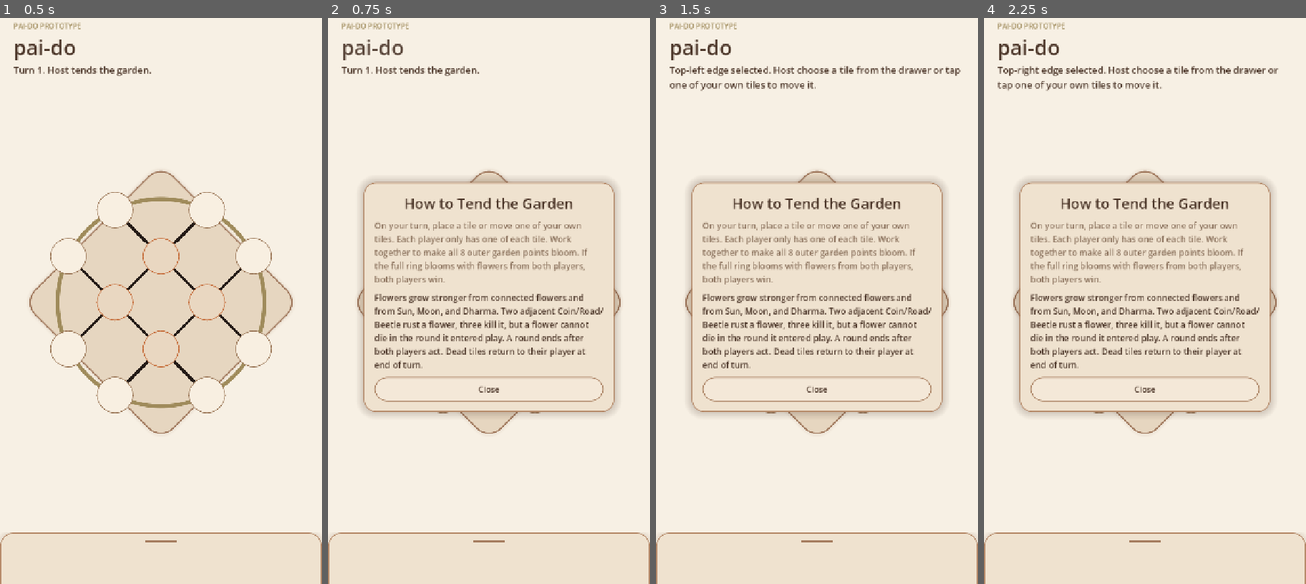
Above: before the commit, frames 1-4 (left to right).
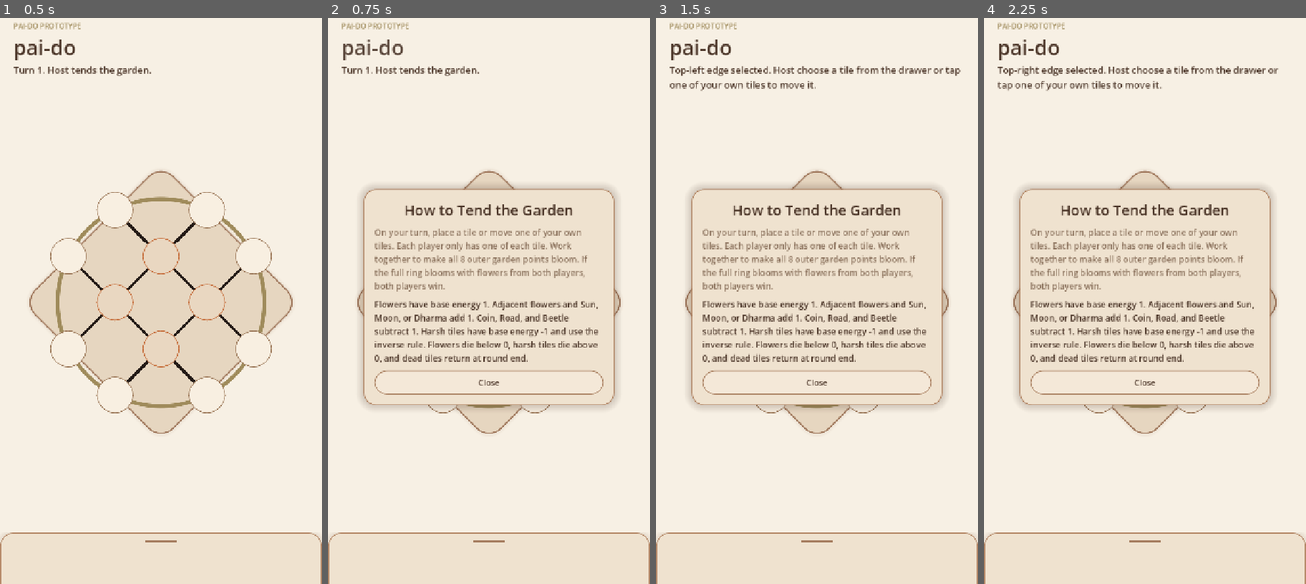
Above: after the commit, the same moments.

Repository: ZacharyEllison/games
Game: Godot game, scene res://scenes/main.tscn
Same seed, same stepped clock (60 frames per second), same inputs: the game is played once before the commit and once after it.
Inputs (mouse positions are in pixels of both pictures, inside the frame that each line leads up to):
- Up to frame 1 (0.5 s): no input
- Up to frame 2 (0.75 s): click "pai-do" at 0.5 s
- Up to frame 3 (1.5 s): click (862, 210) at 1.25 s
- Up to frame 4 (2.25 s): click (1238, 255) at 2 s

Frame 1 is identical in both runs. In frame 2, 11% of the frame differs, in the area x 10-90%, y 28-70%; in frame 3, 11%; in frame 4, 11%.

Commit message:
feat: Enhance tile placement and movement functions with round resolution logic

Diff:
--- a/pai-do/scenes/board_view.gd
+++ b/pai-do/scenes/board_view.gd
@@ -169,15 +169,15 @@
 		button.set_pressed_no_signal(false)
 
 
-func place_tile(slot_id: String, tile_id: String, round_count: int = 1) -> void:
-	place_tile_for_owner(slot_id, tile_id, PLAYER_HOST, round_count)
-
-
-func place_tile_for_owner(slot_id: String, tile_id: String, owner_id: String, round_count: int = 1) -> Dictionary:
-	return _resolve_tile_action("", slot_id, tile_id, owner_id, round_count)
-
-
-func move_tile_for_owner(from_slot_id: String, to_slot_id: String, owner_id: String, round_count: int = 1) -> Dictionary:
+func place_tile(slot_id: String, tile_id: String, round_count: int = 1, resolve_end_of_round: bool = false) -> void:
+	place_tile_for_owner(slot_id, tile_id, PLAYER_HOST, round_count, resolve_end_of_round)
+
+
+func place_tile_for_owner(slot_id: String, tile_id: String, owner_id: String, round_count: int = 1, resolve_end_of_round: bool = false) -> Dictionary:
+	return _resolve_tile_action("", slot_id, tile_id, owner_id, round_count, resolve_end_of_round)
+
+
+func move_tile_for_owner(from_slot_id: String, to_slot_id: String, owner_id: String, round_count: int = 1, resolve_end_of_round: bool = false) -> Dictionary:
 	if not slot_index_by_id.has(from_slot_id):
 		return {"ok": false, "message": "Unknown source point."}
 	var source: Dictionary = board_slots[int(slot_index_by_id[from_slot_id])]
@@ -186,7 +186,7 @@
 		return {"ok": false, "message": "There is no tile to move."}
 	if String(source["owner_id"]) != owner_id:
 		return {"ok": false, "message": "You can only move your own tiles."}
-	return _resolve_tile_action(from_slot_id, to_slot_id, source_tile_id, owner_id, round_count)
+	return _resolve_tile_action(from_slot_id, to_slot_id, source_tile_id, owner_id, round_count, resolve_end_of_round)
 
 
 func get_slot_tile_id(slot_id: String) -> String:
@@ -213,13 +213,14 @@
 	return FLOWER_IDS.has(tile_id)
 
 
-func _resolve_tile_action(from_slot_id: String, slot_id: String, tile_id: String, owner_id: String, round_count: int) -> Dictionary:
+func _resolve_tile_action(from_slot_id: String, slot_id: String, tile_id: String, owner_id: String, round_count: int, resolve_end_of_round: bool) -> Dictionary:
 	_log_board("resolve_tile_action_start", {
 		"from_slot_id": from_slot_id,
 		"slot_id": slot_id,
 		"tile_id": tile_id,
 		"owner_id": owner_id,
 		"round_count": round_count,
+		"resolve_end_of_round": resolve_end_of_round,
 	})
 	if not slot_index_by_id.has(slot_id):
 		_log_board("resolve_tile_action_unknown_slot", {"slot_id": slot_id})
@@ -256,7 +257,6 @@
 		var source: Dictionary = board_slots[source_index]
 		source["placed_tile_id"] = ""
 		source["owner_id"] = ""
-		source["entered_round"] = 0
 		source["vitality"] = 0.0
 		source["life_state"] = "empty"
 		source["bloom"] = false
@@ -265,7 +265,6 @@
 	selected_slot_id = slot_id
 	slot["placed_tile_id"] = tile_id
 	slot["owner_id"] = owner_id
-	slot["entered_round"] = round_count if FLOWER_IDS.has(tile_id) else 0
 	slot["rusted"] = bool(slot.get("rusted", false)) or replaces_flower
 	board_slots[int(slot_index_by_id[slot_id])] = slot
 	_evaluate_board_state(round_count)
@@ -276,20 +275,23 @@
 	var resolved_support := _support_value(resolved_slot)
 	var resolved_harmony := _harmony_bonus(resolved_slot)
 	var resolved_pressure := _distance_pressure(resolved_slot, owner_id)
-	var dead_tiles: Array = _collect_dead_tiles()
+	var dead_tiles: Array = []
 	var died_this_turn := false
-	for dead_tile in dead_tiles:
-		if dead_tile is Dictionary and String(dead_tile["slot_id"]) == slot_id and String(dead_tile["tile_id"]) == tile_id:
-			died_this_turn = true
-			break
-	if dead_tiles.size() > 0:
-		_evaluate_board_state(round_count)
+	if resolve_end_of_round:
+		dead_tiles = _collect_dead_tiles()
+		for dead_tile in dead_tiles:
+			if dead_tile is Dictionary and String(dead_tile["slot_id"]) == slot_id and String(dead_tile["tile_id"]) == tile_id:
+				died_this_turn = true
+				break
+		if dead_tiles.size() > 0:
+			_evaluate_board_state(round_count)
 	_refresh_visuals()
 	slot = board_slots[int(slot_index_by_id[slot_id])]
 
 	var result: Dictionary = {
 		"ok": true,
 		"round_count": round_count,
+		"resolve_end_of_round": resolve_end_of_round,
 		"from_slot_id": from_slot_id,
 		"slot_id": slot_id,
 		"tile_id": tile_id,
@@ -489,7 +491,6 @@
 
 	for index in range(board_slots.size()):
 		var slot: Dictionary = board_slots[index]
-		slot["entered_round"] = 0
 		board_slots[index] = slot
 		slot_index_by_id[String(slot["id"])] = index
 
@@ -817,9 +818,36 @@
 		var slot: Dictionary = board_slots[index]
 		var tile_id := String(slot["placed_tile_id"])
 		if tile_id.is_empty():
-			slot["entered_round"] = 0
 			slot["vitality"] = 0.0
 			slot["life_state"] = "empty"
+			slot["bloom"] = false
+			board_slots[index] = slot
+			continue
+
+		if FLOWER_IDS.has(tile_id):
+			var flower_energy := _flower_attachment_energy(slot)
+			slot["vitality"] = float(flower_energy)
+			if flower_energy < 0:
+				slot["life_state"] = "dead"
+			elif flower_energy > 1:
+				slot["life_state"] = "good"
+			else:
+				slot["life_state"] = "bad"
+			if bool(slot.get("rusted", false)) and String(slot["life_state"]) == "good":
+				slot["life_state"] = "bad"
+			slot["bloom"] = flower_energy > 1
+			board_slots[index] = slot
+			continue
+
+		if HARSH_IDS.has(tile_id):
+			var harsh_energy := _harsh_attachment_energy(slot)
+			slot["vitality"] = float(-harsh_energy)
+			if harsh_energy > 0:
+				slot["life_state"] = "dead"
+			elif harsh_energy < 0:
+				slot["life_state"] = "good"
+			else:
+				slot["life_state"] = "bad"
 			slot["bloom"] = false
 			board_slots[index] = slot
 			continue
@@ -834,27 +862,25 @@
 
 		slot["vitality"] = vitality
 		slot["life_state"] = _life_state(vitality)
-		if FLOWER_IDS.has(tile_id):
-			var harsh_neighbors: int = _count_neighbor_group(String(slot["id"]), HARSH_IDS)
-			if harsh_neighbors > 2:
-				slot["life_state"] = "dead"
-			elif harsh_neighbors > 1:
-				slot["life_state"] = "bad"
-			if _flower_has_round_grace(slot, round_count) and String(slot["life_state"]) == "dead":
-				slot["life_state"] = "bad"
 		if bool(slot.get("rusted", false)) and String(slot["life_state"]) == "good":
 			slot["life_state"] = "bad"
-		slot["bloom"] = FLOWER_IDS.has(tile_id) and vitality >= 1.5
+		slot["bloom"] = false
 		board_slots[index] = slot
 
 
-func _flower_has_round_grace(slot: Dictionary, round_count: int) -> bool:
-	if round_count <= 0:
-		return false
-	var tile_id := String(slot["placed_tile_id"])
-	if not FLOWER_IDS.has(tile_id):
-		return false
-	return int(slot.get("entered_round", 0)) == round_count
+func _flower_attachment_energy(slot: Dictionary) -> int:
+	var slot_id := String(slot["id"])
+	var flower_neighbors: int = _count_neighbor_group(slot_id, FLOWER_IDS)
+	var support_neighbors: int = _count_neighbor_group(slot_id, SUPPORT_IDS)
+	var harsh_neighbors: int = _count_neighbor_group(slot_id, HARSH_IDS)
+	return 1 + flower_neighbors + support_neighbors - harsh_neighbors
+
+
+func _harsh_attachment_energy(slot: Dictionary) -> int:
+	var slot_id := String(slot["id"])
+	var positive_neighbors: int = _count_neighbor_group(slot_id, FLOWER_IDS) + _count_neighbor_group(slot_id, SUPPORT_IDS)
+	var harsh_neighbors: int = _count_neighbor_group(slot_id, HARSH_IDS)
+	return -1 + positive_neighbors - harsh_neighbors
 
 
 func _distance_pressure(slot: Dictionary, owner_id: String) -> float:
@@ -1011,7 +1037,6 @@
 		})
 		slot["placed_tile_id"] = ""
 		slot["owner_id"] = ""
-		slot["entered_round"] = 0
 		slot["vitality"] = 0.0
 		slot["life_state"] = "empty"
 		slot["bloom"] = false
--- a/pai-do/scenes/main.gd
+++ b/pai-do/scenes/main.gd
@@ -446,6 +446,7 @@
 
 	var tile_name := String(_tile_by_id(selected_tile_id)["name"])
 	var placement: Dictionary = {}
+	var resolve_end_of_round := _is_round_end_turn()
 	if not moving_from_slot_id.is_empty():
 		if moving_from_slot_id == slot_id:
 			moving_from_slot_id = ""
@@ -455,9 +456,9 @@
 			_set_turn_text("Move cancelled. %s" % _turn_prompt())
 			_set_interaction_text(_default_interaction_text())
 			return
-		placement = board_view.move_tile_for_owner(moving_from_slot_id, slot_id, current_player_id, _current_round())
+		placement = board_view.move_tile_for_owner(moving_from_slot_id, slot_id, current_player_id, _current_round(), resolve_end_of_round)
 	else:
-		placement = board_view.place_tile_for_owner(slot_id, selected_tile_id, current_player_id, _current_round())
+		placement = board_view.place_tile_for_owner(slot_id, selected_tile_id, current_player_id, _current_round(), resolve_end_of_round)
 	if not bool(placement["ok"]):
 		_log_turn("placement_rejected", {
 			"slot_id": slot_id,
@@ -475,7 +476,7 @@
 	var dead_suffix: String = _dead_tiles_suffix(dead_tiles)
 	var immediate_death_suffix := ""
 	if bool(placement.get("died_this_turn", false)):
-		immediate_death_suffix = " It withered immediately."
+		immediate_death_suffix = " It withered at round end."
 
 	if bool(placement["harmony_win"]):
 		game_over = true
@@ -999,30 +1000,34 @@
 	return int((turn_count + 1) / 2)
 
 
+func _is_round_end_turn() -> bool:
+	return current_player_id == PLAYER_GUEST
+
+
 func _goal_text() -> String:
 	return "On your turn, place a tile or move one of your own tiles. Each player only has one of each tile. Work together to make all 8 outer garden points bloom. If the full ring blooms with flowers from both players, both players win."
 
 
 func _default_interaction_text() -> String:
-	return "Flowers grow stronger from connected flowers and from Sun, Moon, and Dharma. Two adjacent Coin/Road/Beetle rust a flower, three kill it, but a flower cannot die in the round it entered play. A round ends after both players act. Dead tiles return to their player at end of turn."
+	return "Flowers have base energy 1. Adjacent flowers and Sun, Moon, or Dharma add 1. Coin, Road, and Beetle subtract 1. Harsh tiles have base energy -1 and use the inverse rule. Flowers die below 0, harsh tiles die above 0, and dead tiles return at round end."
 
 
 func _interaction_text_for_tile(tile_id: String) -> String:
 	match tile_id:
 		"lotus", "bell_flower", "lily":
-			return "Flower tile: it grows stronger with connected flowers and with Sun, Moon, and Dharma. Two adjacent Coin, Road, or Beetle rust it; three kill it, but it cannot die in the round it entered play."
+			return "Flower tile: base energy 1. Adjacent flowers and Sun, Moon, or Dharma add 1. Coin, Road, and Beetle subtract 1. If it ends the round below 0 energy, it dies."
 		"road":
-			return "Road: a harsh structure tile. It can help shape links, but Sun, Moon, and Dharma weaken it, and too many harsh tiles around flowers will rust or kill them."
+			return "Road: base energy -1. Adjacent flowers and Sun, Moon, or Dharma add 1; adjacent Coin, Road, and Beetle subtract 1. It withers if it ends the round above 0."
 		"dharma":
-			return "Dharma: a support tile. It strengthens flowers and nearby harmony, and it weakens harsh structure tiles like Coin, Road, and Beetle."
+			return "Dharma: a support tile. It adds 1 energy to each adjacent flower."
 		"coin":
-			return "Metal Coin: a harsh structure tile. It pressures flowers when clustered, but Sun, Moon, and Dharma can weaken its influence."
+			return "Metal Coin: base energy -1. Adjacent flowers and Sun, Moon, or Dharma add 1; adjacent Coin, Road, and Beetle subtract 1. It withers if it ends the round above 0."
 		"sun":
-			return "Sun: strong flower support. It boosts flowers toward bloom and weakens Coin, Road, and Beetle."
+			return "Sun: a support tile. It adds 1 energy to each adjacent flower."
 		"moon":
-			return "Moon: softer flower support. It helps flowers bloom and also weakens Coin, Road, and Beetle."
+			return "Moon: a support tile. It adds 1 energy to each adjacent flower."
 		"beetle":
-			return "Beetle: a harsh structure tile. One nearby is manageable, two can rust a flower, and three can kill it."
+			return "Beetle: base energy -1. Adjacent flowers and Sun, Moon, or Dharma add 1; adjacent Coin, Road, and Beetle subtract 1. It withers if it ends the round above 0."
 		_:
 			return _default_interaction_text()
 
--- a/pai-do/scenes/main.tscn
+++ b/pai-do/scenes/main.tscn
@@ -457,7 +457,7 @@
 layout_mode = 2
 theme_override_colors/font_color = Color(0.2901961, 0.20392157, 0.15294118, 1)
 theme_override_font_sizes/font_size = 16
-text = "Flowers grow stronger from connected flowers and from Sun, Moon, and Dharma. Two adjacent Coin, Road, or Beetle rust a flower, three kill it. Dead tiles return to their player at end of turn."
+text = "Flowers have base energy 1. Adjacent flowers and Sun, Moon, or Dharma add 1. Coin, Road, and Beetle subtract 1. Harsh tiles have base energy -1 and use the inverse rule. Flowers die below 0, harsh tiles die above 0, and dead tiles return at round end."
 autowrap_mode = 3
 
 [node name="CloseRulesButton" type="Button" parent="RulesModal/RulesCenter/RulesPanel/RulesPadding/RulesContent" unique_id=590315155]
